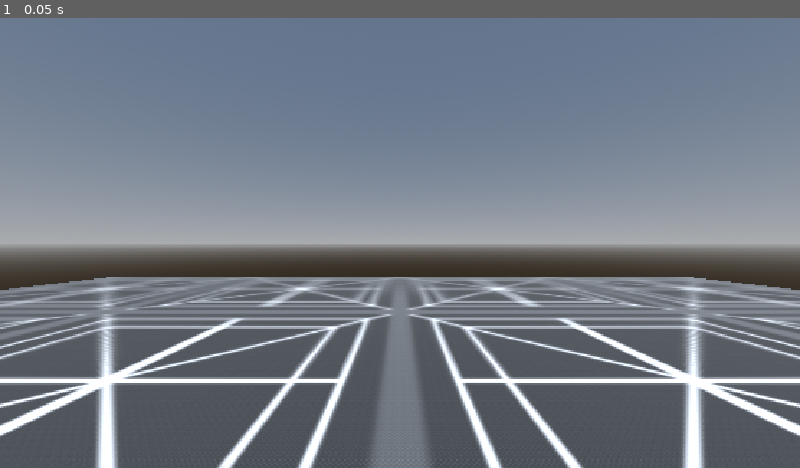
Above: before the commit, frame 1.
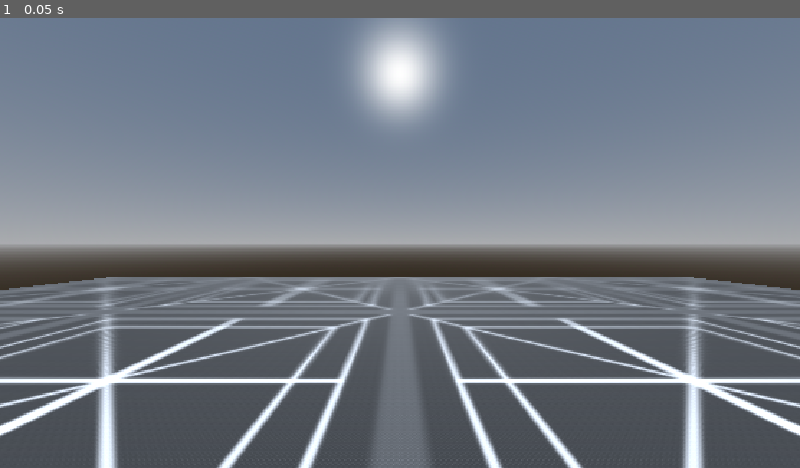
Above: after the commit, the same moment.

Repository: AZiyarati/Gratest
Game: Godot game, scene res://scenes/test/movement_test_room.tscn
Two runs of this game, one before a commit and one after it. Both use one fixed random seed, a clock stepped at 60 frames per second and the inputs below.
Inputs:
- Up to frame 1 (0.05 s): no input

The runs differ from the first frame. In frame 1, 5.0% of the frame differs, in the area x 0-100%, y 0-100%.

Commit message:
just WASD movement

Diff:
--- a/project.godot
+++ b/project.godot
@@ -20,6 +20,29 @@
 window/stretch/mode="canvas_items"
 window/stretch/aspect="expand"
 
+[input]
+
+move_forward={
+"deadzone": 0.2,
+"events": [Object(InputEventKey,"resource_local_to_scene":false,"resource_name":"","device":-1,"window_id":0,"alt_pressed":false,"shift_pressed":false,"ctrl_pressed":false,"meta_pressed":false,"pressed":false,"keycode":0,"physical_keycode":87,"key_label":0,"unicode":119,"location":0,"echo":false,"script":null)
+]
+}
+move_left={
+"deadzone": 0.2,
+"events": [Object(InputEventKey,"resource_local_to_scene":false,"resource_name":"","device":-1,"window_id":0,"alt_pressed":false,"shift_pressed":false,"ctrl_pressed":false,"meta_pressed":false,"pressed":false,"keycode":0,"physical_keycode":65,"key_label":0,"unicode":97,"location":0,"echo":false,"script":null)
+]
+}
+move_backward={
+"deadzone": 0.2,
+"events": [Object(InputEventKey,"resource_local_to_scene":false,"resource_name":"","device":-1,"window_id":0,"alt_pressed":false,"shift_pressed":false,"ctrl_pressed":false,"meta_pressed":false,"pressed":false,"keycode":0,"physical_keycode":83,"key_label":0,"unicode":115,"location":0,"echo":false,"script":null)
+]
+}
+move_right={
+"deadzone": 0.2,
+"events": [Object(InputEventKey,"resource_local_to_scene":false,"resource_name":"","device":-1,"window_id":0,"alt_pressed":false,"shift_pressed":false,"ctrl_pressed":false,"meta_pressed":false,"pressed":false,"keycode":0,"physical_keycode":68,"key_label":0,"unicode":100,"location":0,"echo":false,"script":null)
+]
+}
+
 [physics]
 
 3d/physics_engine="Jolt Physics"
--- a/scenes/modules/basic_locomotion.tscn
+++ b/scenes/modules/basic_locomotion.tscn
@@ -1,6 +1,6 @@
-[gd_scene format=3]
+[gd_scene format=3 uid="uid://bwawym7koqbay"]
 
-[ext_resource type="Script" path="res://scripts/modules/locomotion/basic_locomotion.gd" id="1_loco"]
+[ext_resource type="Script" uid="uid://crk37tceuh1w5" path="res://scripts/modules/locomotion/basic_locomotion.gd" id="1_loco"]
 
-[node name="BasicLocomotion" type="Node"]
+[node name="BasicLocomotion" type="Node" unique_id=1740349304]
 script = ExtResource("1_loco")
--- a/scenes/test/movement_test_room.tscn
+++ b/scenes/test/movement_test_room.tscn
@@ -33,7 +33,7 @@
 environment = SubResource("Environment_ogiwm")
 
 [node name="DirectionalLight3D" type="DirectionalLight3D" parent="." unique_id=1033000259]
-transform = Transform3D(0.8660254, 0.35355338, -0.35355338, 0, 0.70710677, 0.70710677, 0.5, -0.6123724, 0.6123724, 0, 0, 0)
+transform = Transform3D(-1, -4.3711385e-08, 7.571034e-08, 0, 0.8660253, 0.49999994, -8.742278e-08, 0.49999997, -0.86602527, 0, 0, 0)
 shadow_enabled = true
 
 [node name="Ground" type="StaticBody3D" parent="." unique_id=1554206009]
--- a/scripts/core/input_router.gd
+++ b/scripts/core/input_router.gd
@@ -2,6 +2,8 @@
 class_name InputRouter
 
 var _player: CharacterBody3D
+var _move_intent: Vector2 = Vector2.ZERO
+var _warned_missing_actions: bool = false
 
 
 func setup(player: CharacterBody3D) -> void:
@@ -9,3 +11,26 @@
 		push_error("InputRouter: player reference is null.")
 		return
 	_player = player
+
+
+func tick(_delta: float) -> void:
+	if _player == null:
+		return
+	if _has_all_move_actions():
+		_move_intent = Input.get_vector("move_left", "move_right", "move_forward", "move_backward")
+	else:
+		if not _warned_missing_actions:
+			push_warning("InputRouter: move_left/right/forward/backward missing from InputMap; falling back to ui_left/right/up/down. Add the named actions for production use.")
+			_warned_missing_actions = true
+		_move_intent = Input.get_vector("ui_left", "ui_right", "ui_up", "ui_down")
+
+
+func get_move_intent() -> Vector2:
+	return _move_intent
+
+
+func _has_all_move_actions() -> bool:
+	return InputMap.has_action("move_left") \
+		and InputMap.has_action("move_right") \
+		and InputMap.has_action("move_forward") \
+		and InputMap.has_action("move_backward")
--- a/scripts/core/movement_authority.gd
+++ b/scripts/core/movement_authority.gd
@@ -2,6 +2,7 @@
 class_name MovementAuthority
 
 var _player: CharacterBody3D
+var _pending_horizontal: Vector3 = Vector3.ZERO
 
 
 func setup(player: CharacterBody3D) -> void:
@@ -11,5 +12,29 @@
 	_player = player
 
 
+## Called by an ability to submit its horizontal velocity contribution for this tick.
+## One-shot: consumed by the next tick() and cleared.
+func submit_velocity_request(_source: String, horizontal_velocity: Vector3) -> void:
+	_pending_horizontal = horizontal_velocity
+
+
+## Consumes the pending request, resolves final velocity, executes move_and_slide().
+## Session 4: vertical velocity is preserved (no gravity yet).
+func tick(_delta: float) -> void:
+	if _player == null:
+		return
+	var horizontal := _pending_horizontal
+	_pending_horizontal = Vector3.ZERO
+
+	_player.velocity = Vector3(horizontal.x, _player.velocity.y, horizontal.z)
+	_player.move_and_slide()
+
+
+func get_current_velocity() -> Vector3:
+	if _player == null:
+		return Vector3.ZERO
+	return _player.velocity
+
+
 func get_player() -> CharacterBody3D:
 	return _player
--- a/scripts/core/player.gd
+++ b/scripts/core/player.gd
@@ -20,6 +20,17 @@
 	_validate_structure()
 	_setup_core()
 	_setup_modules()
+	_wire_collaborators()
+
+
+## The single physics lifecycle for the whole character.
+## Order is explicit and documented here — not implicit scene-tree order.
+func _physics_process(delta: float) -> void:
+	if input_router == null or basic_locomotion == null or movement_authority == null:
+		return
+	input_router.tick(delta)
+	basic_locomotion.tick(delta)
+	movement_authority.tick(delta)
 
 
 func _validate_structure() -> void:
@@ -60,3 +71,8 @@
 		push_error("Player: BasicLocomotion failed dependency validation; not activating.")
 		return
 	basic_locomotion.activate()
+
+
+func _wire_collaborators() -> void:
+	if basic_locomotion and input_router and movement_authority:
+		basic_locomotion.set_collaborators(input_router, movement_authority)
--- a/scripts/modules/locomotion/basic_locomotion.gd
+++ b/scripts/modules/locomotion/basic_locomotion.gd
@@ -2,10 +2,18 @@
 class_name BasicLocomotion
 
 ## Required baseline locomotion module.
-## Session 3: shell only — setup + validate + activate/deactivate.
-## No movement, no input, no velocity. Session 4 fills the body.
+## Session 4: computes a horizontal velocity contribution from input intent
+## and submits it to MovementAuthority. No gravity, jump, stance, or feel yet.
+
+## Ground walking speed in meters per second.
+@export var walk_speed: float = 5.0
+
+## Lerp rate (per second) applied when matching the requested horizontal velocity.
+@export var acceleration: float = 10.0
 
 var _player: CharacterBody3D
+var _input_router: InputRouter
+var _movement_authority: MovementAuthority
 var _active: bool = false
 
 
@@ -14,6 +22,11 @@
 		push_error("BasicLocomotion: player reference is null.")
 		return
 	_player = player
+
+
+func set_collaborators(ir: InputRouter, ma: MovementAuthority) -> void:
+	_input_router = ir
+	_movement_authority = ma
 
 
 func validate_dependencies() -> bool:
@@ -33,3 +46,24 @@
 
 func is_active() -> bool:
 	return _active
+
+
+func tick(delta: float) -> void:
+	if not _active or _player == null or _input_router == null or _movement_authority == null:
+		return
+	var intent := _input_router.get_move_intent()
+	var desired := _compute_desired_horizontal(intent, delta)
+	_movement_authority.submit_velocity_request("basic_locomotion", desired)
+
+
+func _compute_desired_horizontal(intent: Vector2, delta: float) -> Vector3:
+	# Input.get_vector: +x = right, -y = forward.
+	# World mapping: forward = -Z, right = +X.
+	var target_world := Vector3(intent.x, 0.0, intent.y) * walk_speed
+
+	var current_horizontal := Vector3.ZERO
+	var v := _movement_authority.get_current_velocity()
+	current_horizontal = Vector3(v.x, 0.0, v.z)
+
+	var t := clampf(acceleration * delta, 0.0, 1.0)
+	return current_horizontal.lerp(target_world, t)
Not shown: 1 places in scenes/player/player.tscn that only renumber resources
